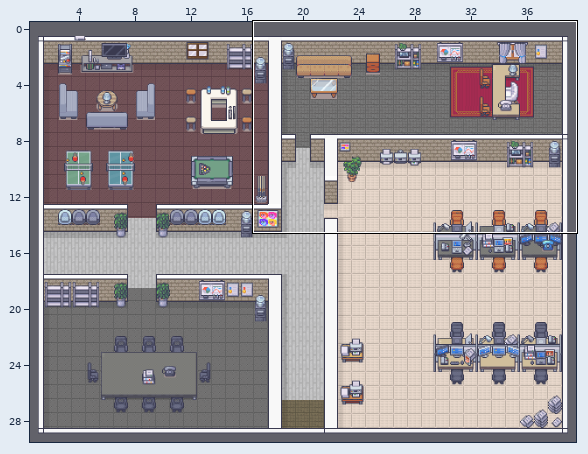
A Tiled map gets an edit: frontend/public/assets/maps/PixelOfficeMap.tmx. The first picture is a wide view before the edit; the outline marks the close-up.
Close-up. Earlier state:
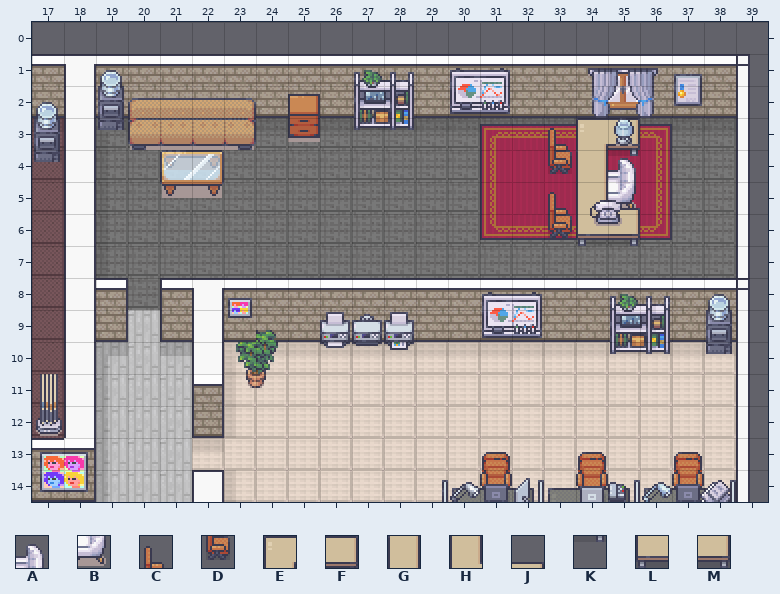
Cells are 32x32 px. Shown: x 17..39, y 0..14.
Key: from "Basement": A 531, B 547; from "Modern_Office_Black_Shadow": C 165, D 181, E 694, F 695, G 708, H 709, J 710, K 711, L 725, M 726.
_ is an empty cell, # one hidden under a higher layer.
Layers that did not change in this view are not listed.
Layer "chairs" before, first column x 31:
0 _________
1 _________
2 _________
3 __C______
4 __D#A____
5 __C#B____
6 __D______
7 _________
Layer "furniture" before, first column x 34:
 0 ______
 1 ______
 2 ______
 3 EF____
 4 GK____
 5 HJ____
 6 LM____
 7 ______
 8 ______
 9 ______
After:
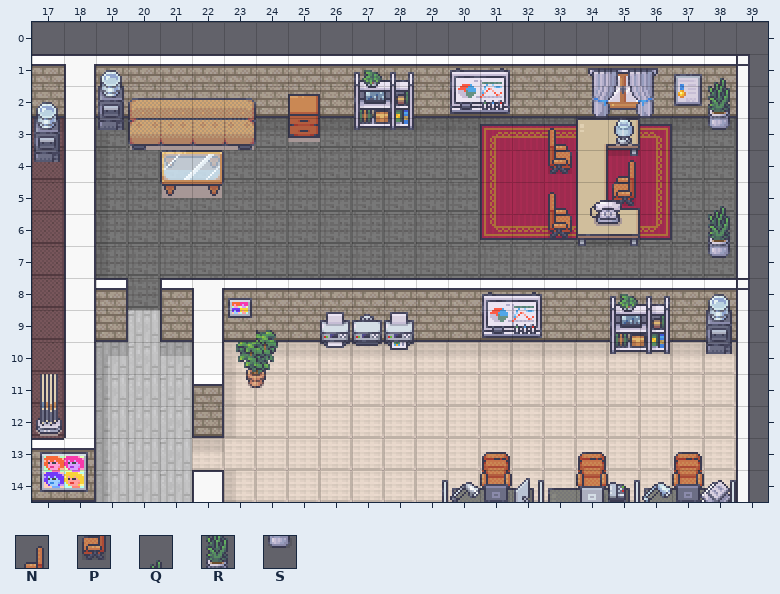
Further tiles: from "Modern_Office_Black_Shadow": N 164, P 180, Q 198, R 214, S 230.
Changes in this commit:
Changed rows in their new state; . is an unchanged cell.
Layer "chairs":
first column x 35:
 4 N
 5 P
Layer "furniture":
first column x 38:
 1 Q
 2 R
 3 S
 5 Q
 6 R
 7 S
Pixel boxes of the changes (left, top, right, bottom) in both close-ups:
added: (708, 78, 732, 130)
changed: (608, 158, 636, 208)
added: (708, 206, 732, 258)
